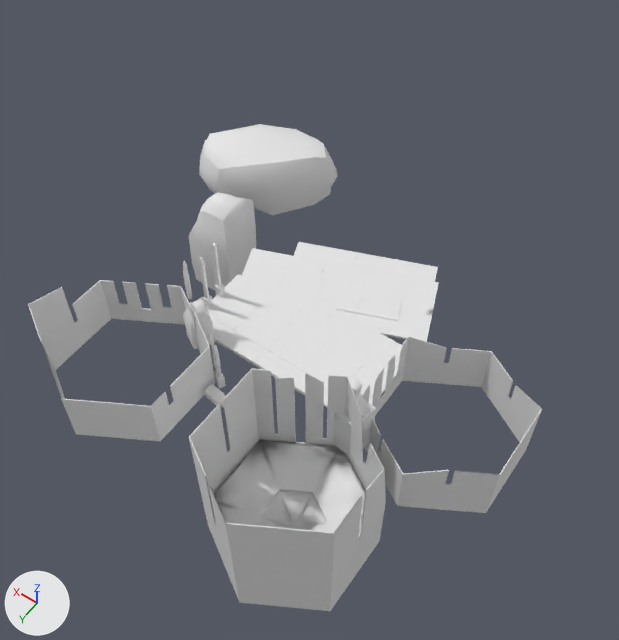
Before and after pictures for a commit that changed the OBJ model assets/models/courtyardElements.obj.
Before and after are seen from a 50 mm lens placed at (-225.0, 190.0, 324.0), pointed at (-70.0, -27.0, -16.0). Every picture has the same lights, and +X, +Y and +Z are marked at lower left. Where no turn or scale is listed for an object, it has been applied to the vertices. Vertices at the same position are counted once.

The first picture shows 'courtyardElements'.
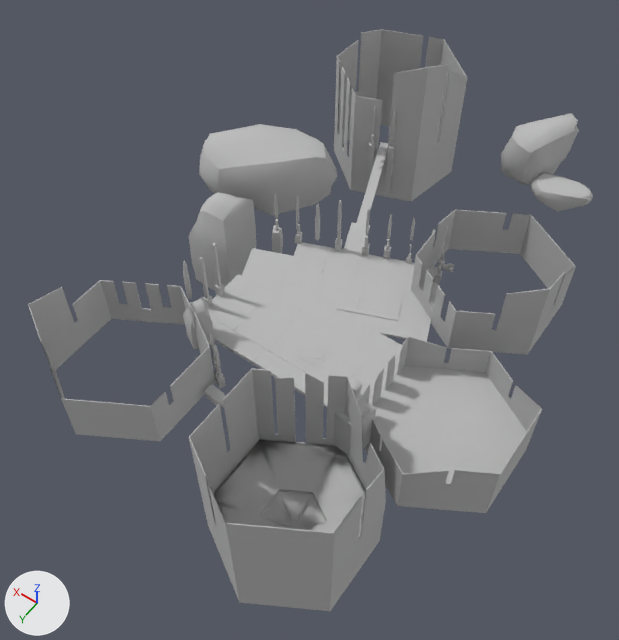
Patch to the scene script:
```diff
--- a/assets/models/courtyardElements.obj.py
+++ b/assets/models/courtyardElements.obj.py
@@ mat_lambert3sg @@
+mat_lambert3sg = bpy.data.materials.new('lambert3SG')
+# colours: grey #bcbcbc
+# uses the picture img_norm2_jpg__bm_1
@@ me_courtyardelements @@
-me_courtyardelements.from_pydata(...)  # 6910 vertices, 6650 faces; spans x -193.0..41.0, y -123.0..104.0, z -58.0..50.0
+me_courtyardelements.from_pydata(...)  # 16770 vertices, 16036 faces; spans x -193.0..41.0, y -217.0..104.0, z -58.0..58.0
+# me_courtyardelements part 1: the loose piece of 56 vertices spanning x -64.0..-53.0, y -30.0..-20.0, z -1.0 is copied, and the copy is scaled about its middle by 0.52, then moved by (8.0, 2.0, 0.0), in mat_lambert3sg; it spans x -53.0..-48.0, y -25.0..-20.0, z -1.0
+# me_courtyardelements part 2: the loose piece of 98 vertices spanning x -29.0..41.0, y -123.0..-65.0, z -26.0..15.0 is copied, and the copy is multiplied about its middle by the matrix ((-0.535, 0.204, 0.0), (-0.204, -0.535, 0.0), (0.0, 0.0, 1.0)), then moved by (-116.0, -103.0, 0.0), in mat_lambert3sg; it spans x -126.0..-95.0, y -217.0..-178.0, z -26.0..15.0
+# me_courtyardelements part 3: the loose piece of 98 vertices spanning x -29.0..41.0, y -123.0..-65.0, z -26.0..15.0 is copied, and the copy is multiplied about its middle by the matrix ((-0.415, -0.189, 0.0), (0.189, -0.415, 0.0), (0.0, 0.0, 0.336)), then moved by (-138.0, -91.0, -11.0), in mat_lambert3sg; it spans x -150.0..-115.0, y -194.0..-173.0, z -23.0..-9.0
+# me_courtyardelements part 4: the loose piece of 56 vertices spanning x -75.0..-61.0, y -68.0..-55.0, z -3.0..-2.0 is copied, and the copy is moved by (-2.0, -2.0, 0.0), in mat_lambert3sg; it spans x -77.0..-64.0, y -69.0..-56.0, z -2.0
+# me_courtyardelements part 5: the loose piece of 56 vertices spanning x -75.0..-61.0, y -68.0..-55.0, z -3.0..-2.0 is copied, and the copy is moved by (1.0, -11.0, 0.0), in mat_lambert3sg; it spans x -73.0..-60.0, y -78.0..-65.0, z -2.0
+# me_courtyardelements part 6: the loose piece of 56 vertices spanning x -75.0..-61.0, y -68.0..-55.0, z -3.0..-2.0 is copied, and the copy is moved by (5.0, -20.0, 0.0), in mat_lambert3sg; it spans x -70.0..-57.0, y -87.0..-75.0, z -2.0
+# me_courtyardelements part 7: the loose piece of 300 vertices spanning x -63.0..2.0, y 19.0..93.0, z -1.0..46.0 is copied, and the copy is turned 120 degrees about the z axis through its middle, then moved by (-108.0, -137.0, -4.0), in mat_lambert3sg; it spans x -171.0..-106.0, y -118.0..-44.0, z -5.0..43.0
+# me_courtyardelements part 8: the loose piece of 98 vertices spanning x -33.0..-31.0, y -5.0..-4.0, z 8.0..9.0 is copied, and the copy is scaled about its middle by (0.279, 0.279, 10.5), then moved by (-2.0, -133.0, 12.0), in mat_lambert3sg; it spans x -35.0..-34.0, y -138.0..-136.0, z 11.0..30.0
+# me_courtyardelements part 9: the loose piece of 268 vertices spanning x -68.0..-64.0, y 34.0..38.0, z -1.0..6.0 is copied, and the copy is turned 49.5 degrees about the z axis through its middle, then moved by (-19.0, -111.0, -1.0), in mat_lambert3sg; it spans x -86.0..-82.0, y -76.0..-72.0, z -3.0..5.0
+# me_courtyardelements part 10: the loose piece of 98 vertices spanning x -67.0..-65.0, y 35.0..37.0, z 12.0..29.0 is copied, and the copy is moved by (-19.0, -111.0, -1.0), in mat_lambert3sg; it spans x -85.0..-83.0, y -75.0..-73.0, z 11.0..28.0
+# me_courtyardelements part 11: the loose piece of 268 vertices spanning x -36.0..-31.0, y 14.0..20.0, z -2.0..10.0 is copied, and the copy is scaled about its middle by (0.593, 0.59, 0.669), then moved by (-80.0, -92.0, -2.0), in mat_lambert3sg; it spans x -116.0..-112.0, y -77.0..-73.0, z -3.0..5.0
+# me_courtyardelements part 12: 11 vertices moved within x -128.0..-112.0, y -8.0..7.0, z -1.0..0.0; 6644 vertices added at x -192.0..11.0, y -209.0..36.0, z -37.0..58.0
+# me_courtyardelements part 13: 6573 faces spanning x -193.0..41.0, y -123.0..104.0, z -58.0..50.0 switch from no material to mat_lambert3sg
```

Location of each change, [x1, y1, x2, y2] in pixels of the pictures (619 x 640 px):
'courtyardElements', reshaped (10% wider, 19% taller): before [28, 124, 542, 611]; after [28, 29, 593, 611]
part 1 of me_courtyardelements, added: after [265, 283, 279, 294]
part 2 of me_courtyardelements, added: after [500, 113, 579, 185]
part 3 of me_courtyardelements, added: after [531, 173, 593, 212]
part 4 of me_courtyardelements, added: after [340, 249, 362, 266]
part 5 of me_courtyardelements, added: after [344, 236, 365, 252]
part 6 of me_courtyardelements, added: after [348, 223, 370, 238]
part 7 of me_courtyardelements, added: after [411, 210, 576, 355]
part 8 of me_courtyardelements, added: after [372, 107, 376, 134]
part 9 of me_courtyardelements, added: after [383, 246, 391, 259]
part 10 of me_courtyardelements, added: after [387, 215, 392, 239]
part 11 of me_courtyardelements, added: after [434, 270, 442, 284]
part 12 of me_courtyardelements, built on: before [360, 366, 387, 396]; after [272, 29, 527, 484]
part 13 of me_courtyardelements, recoloured (white to grey): [28, 124, 542, 611] in both
